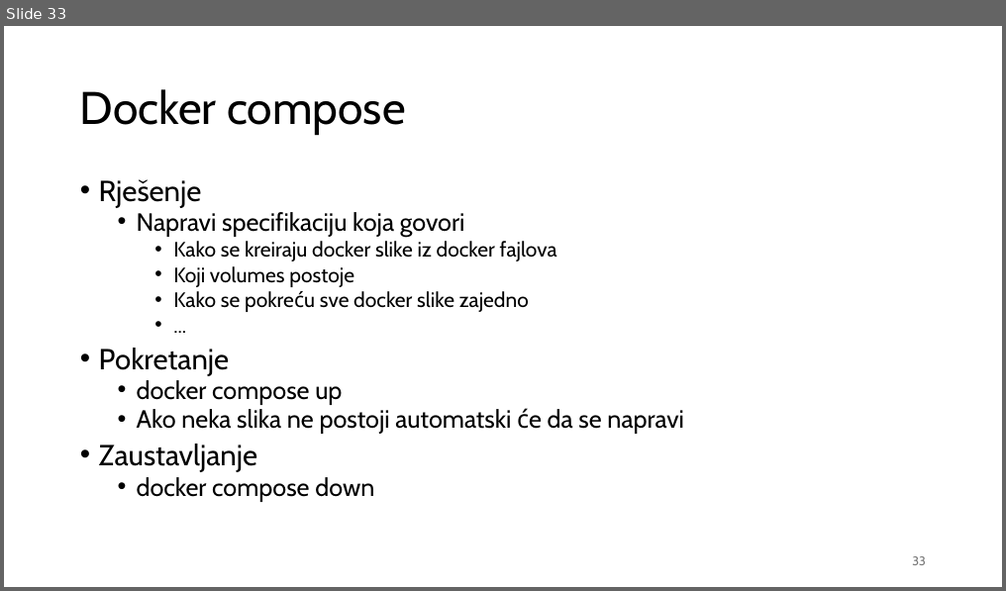
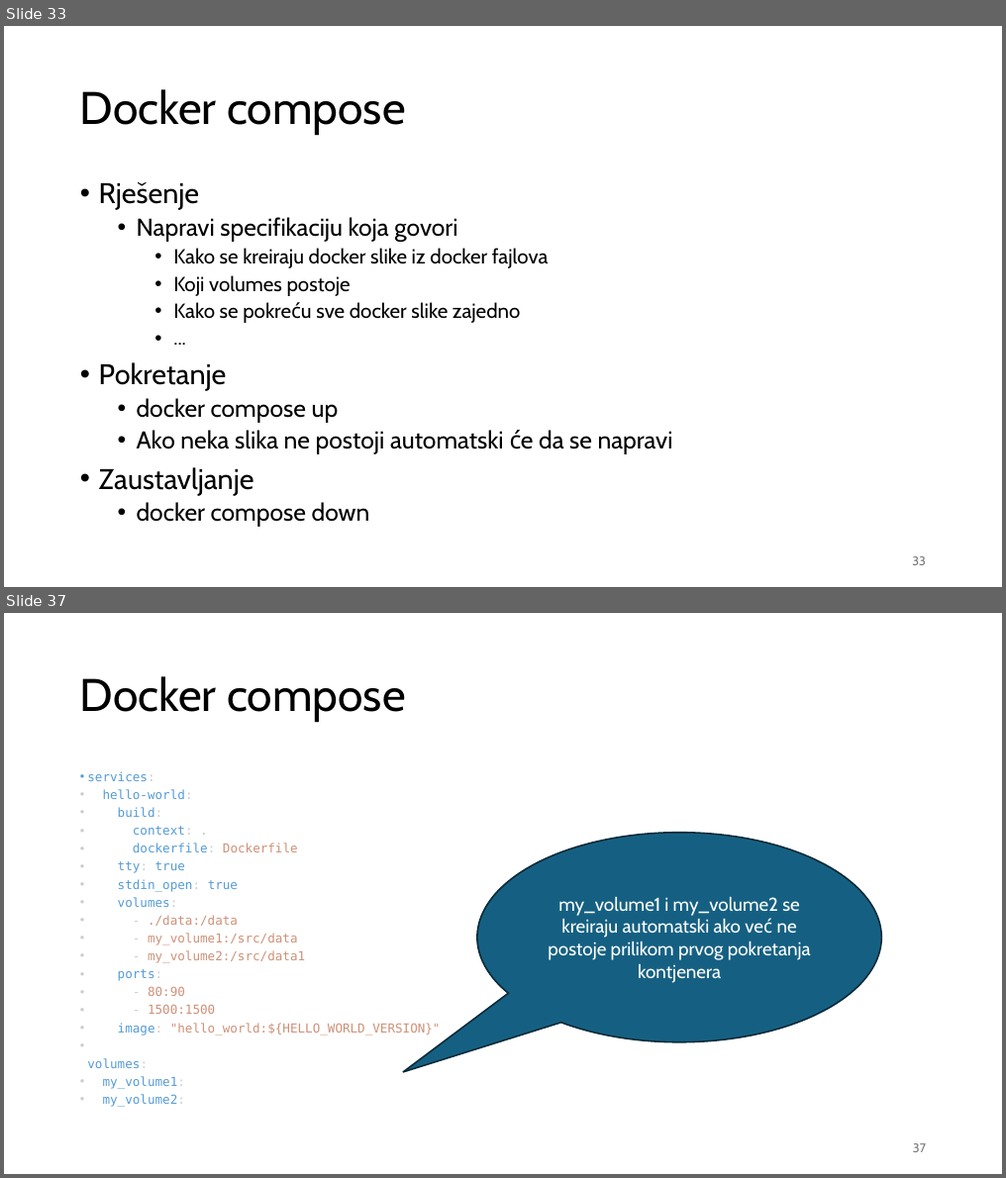
Before and after one commit to nnMan1/operativni_sistemi_2024, a slide deck: Materijali/docker/Docker.pptx. Shown one above the other, each under a label of ours: slide 33 before the commit, slides 33 and 37 after it; the slides between them are not shown. The pictures are 1006x591 and 1006x1178 pixels, drawn with LibreOffice and Linux fonts; fonts in the diff are those of the drawing. Boxes give left, top, right and bottom in pixels: in the first picture for what was removed or moved away, otherwise in the second. Text is boxed around its words. In the diff, an @@ line names an element or a change of style, - is before the commit and + after.

```diff
--- a/Materijali/docker/Docker.pptx
+++ b/Materijali/docker/Docker.pptx
@@ slide 37 added at (4,613,1002,1174), background #FFFFFF @@
@@ title added at (80,676,406,722), 44 pt, text #000000 @@
+Docker compose
@@ text added at (87,771,441,1107), 12 pt, text #CE9178 @@
+• services:
+• hello-world:
+• build:
+• context: .
+• dockerfile: Dockerfile
+• tty: true
+• stdin_open: true
+• volumes:
+• - ./data:/data
+• - my_volume1:/src/data
+• - my_volume2:/src/data1
+• ports:
+• - 80:90
+• - 1500:1500
+• image: "hello_world:${HELLO_WORLD_VERSION}"
+• volumes:
+• my_volume1:
+• my_volume2:
@@ speech bubble added at (477,833,881,1043), fill #156082, outline #092A38 1.5 pt, 18 pt, text #FFFFFF @@
+my_volume1 i my_volume2 se kreiraju automatski ako već ne postoje prilikom prvog pokretanja kontjenera
@@ page number added at (913,1144,926,1153), 12 pt, text #797979 @@
+37
@@ slide 33 changed as well @@
@@ text "Rješenje" at (99,182,673,527): size 28 to 27.4 pt in "Rješenje", "Pokretanje", "Zaustavljanje"; size 24 to 23.5 pt in "Napravi specifikaciju koja govori", "docker compose up", "Ako neka slika ne postoji automatski će ...", "docker compose down"; size 20 to 19.6 pt in "Kako se kreiraju docker slike iz docker ...", "Koji volumes postoje", "Kako se pokreću sve docker slike zajedno", "..."; line spacing 0.8 to 0.9 @@
```
Also in this commit, not shown: 20 other slides changed, 10 other slides added, 1 slide removed.
